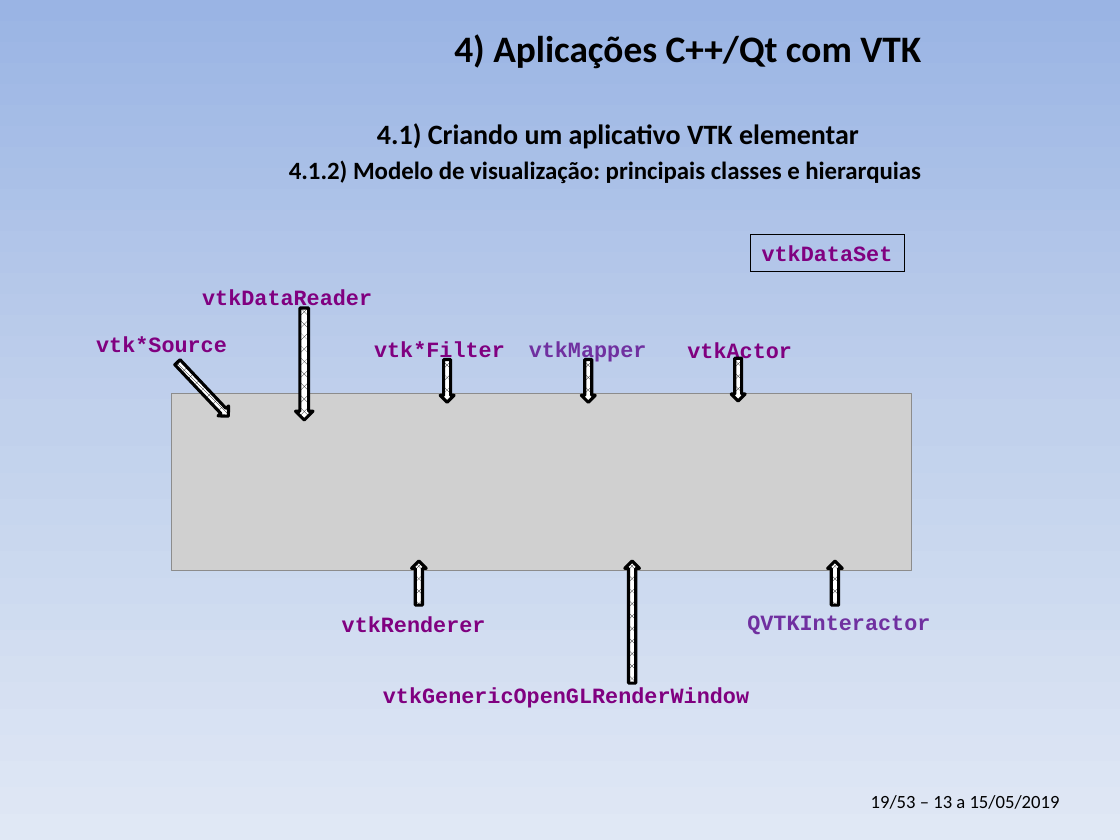
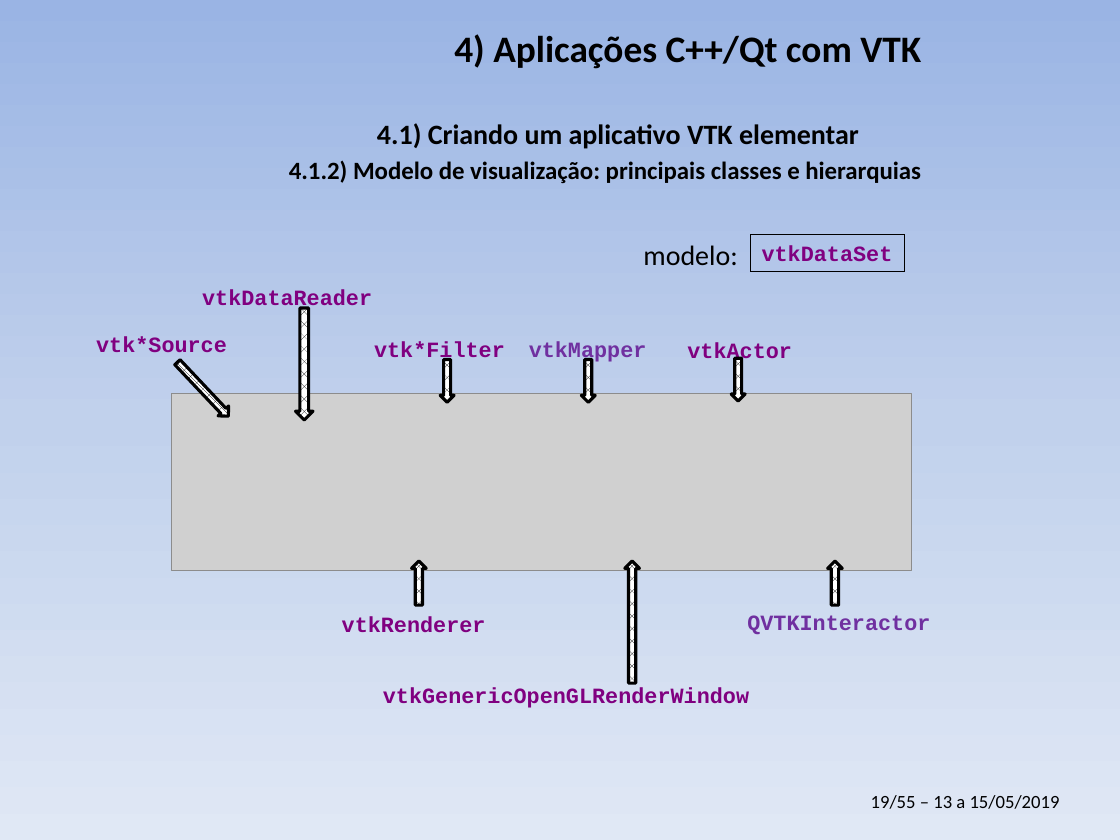
Before and after one commit to PauloCarvalhoRJ/cursoVTKgeo, a slide deck: slide 19 of aulas_3dias/slides_3dias.pptx. Drawn at 1120x840 pixels with LibreOffice and Linux fonts; fonts in the diff are those of the drawing; grey boxes stand for pictures; background and template pictures are left out. Boxes give left, top, right and bottom in pixels: in the first picture for what was removed or moved away, otherwise in the second. Text is boxed around its words. In the diff, an @@ line names an element or a change of style, - is before the commit and + after.

```diff
--- a/aulas_3dias/slides_3dias.pptx
+++ b/aulas_3dias/slides_3dias.pptx
@@ text added at [643, 245, 737, 265], 18 pt, text #000000 @@
+modelo:
@@ text at [871, 795, 1060, 809]: text changed @@
-19/53 – 13 a 15/05/2019
+19/55 – 13 a 15/05/2019
```
Also in this commit, not shown: 2 slides added.
